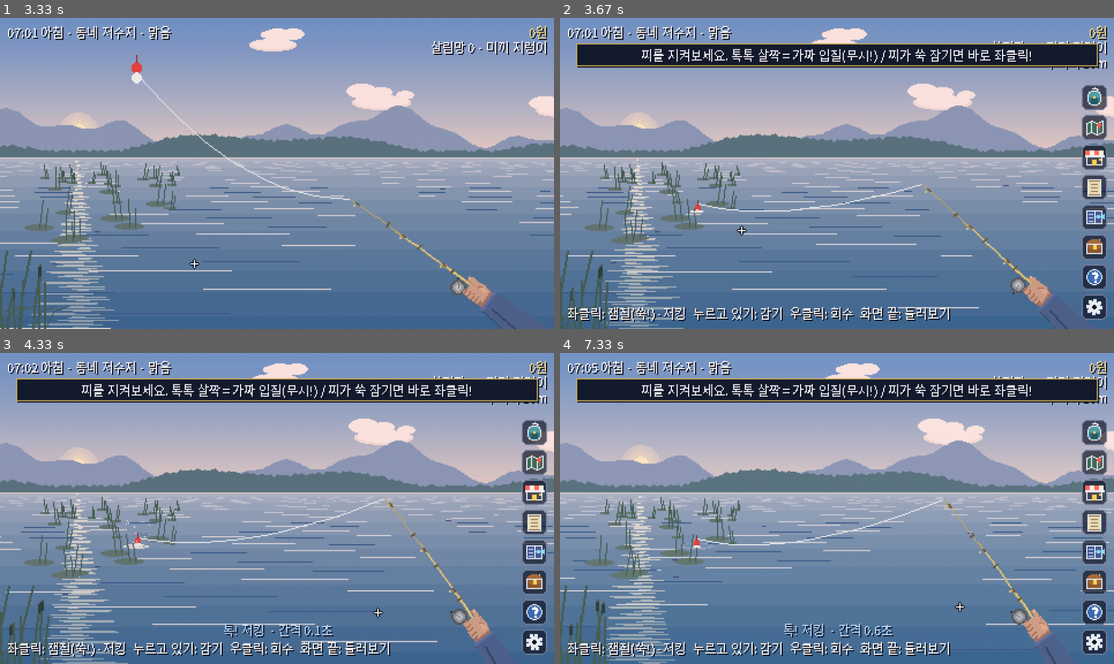
Above: before the commit, frames 1-4 (two rows, left to right).
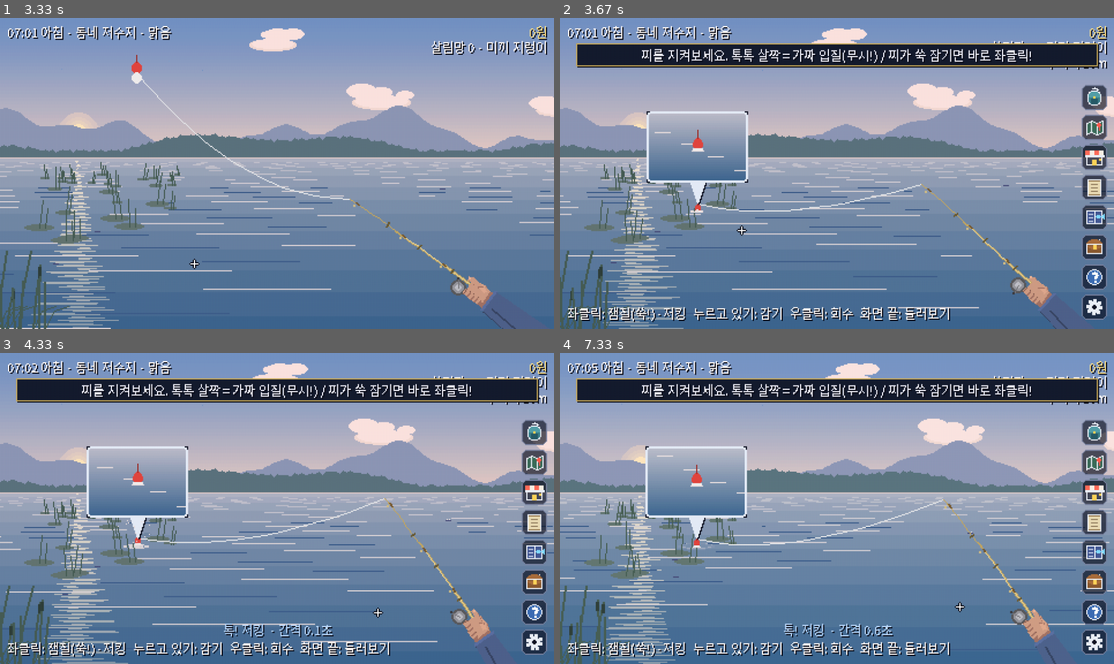
Above: after the commit, the same moments.

Repository: sinsiu60/fishingplanet
Game: pygame game, started from main.py
Same seed, same stepped clock (60 frames per second), same inputs: the game is played once before the commit and once after it.
Inputs (mouse positions are in pixels of both pictures, inside the frame that each line leads up to):
- Up to frame 1 (3.33 s): click (277, 173) at 0.38 s; click (481, 282) at 0.72 s; click (77, 164) at 1.05 s; click (277, 210) at 1.38 s; click (387, 148) at 1.72 s; click (66, 105) at 2.08 s; click (116, 111) at 2.55 s; click (144, 229) at 2.88 s; click (193, 263) at 3.22 s
- Up to frame 2 (3.67 s): press the mouse at (753, 263) at 3.53 s; move the mouse to (742, 229) at 3.63 s
- Up to frame 3 (4.33 s): release the mouse at (166, 533) at 3.77 s; click (376, 611) at 4.22 s
- Up to frame 4 (7.33 s): click (731, 583) at 4.55 s; click (886, 455) at 4.88 s; click (698, 477) at 5.22 s; click (831, 561) at 6.08 s; click (958, 604) at 6.65 s

Frame 1 is identical in both runs. In frame 2, 3.2% of the frame differs, in the area x 15-34%, y 29-61%; in frame 3, 3.2%; in frame 4, 3.2%.

Commit message:
Bobber zoom callout bubble: magnified bobber + fish shadow while waiting, flashes on bite (toggle in settings)
Co-Authored-By: Claude Opus 5.5 <noreply@anthropic.com>
Claude-Session: https://claude.ai/code/session_01XkZZxEWm7K26sk4a4EAFMF

Diff:
--- a/src/save/settings.py
+++ b/src/save/settings.py
@@ -14,7 +14,8 @@
             "vol_music": 0.8, "vol_sfx": 1.0, "vol_amb": 0.8, "signal_boost": False, "audio_offset_ms": 0,
             "signal_mode": 0,
             "success_sfx": True,  # 패턴 성공 '지이이잉' (32-16 Z3)
-            "fight_music": True,  # 일반 파이팅 음악 (32-16 Z4) — 끄면 대기 층 낮추기만  # 신호음: 0 자연음 / 1 보조음 / 2 강조 (SOUND_CLEANUP N2)
+            "fight_music": True,
+            "bobber_zoom": True,  # 찌 확대 말풍선 (찌·다가오는 그림자를 크게)  # 일반 파이팅 음악 (32-16 Z4) — 끄면 대기 층 낮추기만  # 신호음: 0 자연음 / 1 보조음 / 2 강조 (SOUND_CLEANUP N2)
             # 성능 표시 (FPS·단계별 처리 시간, v0.8.8)
             "perf_overlay": False}
 
--- a/src/scene/fishing_scene.py
+++ b/src/scene/fishing_scene.py
@@ -2754,3 +2754,70 @@
         draw_line(canvas, pal, tip, (sx, sy + bob - size * 0.5 * (1 - dip)), sag, bias=0.6)
         draw_bobber(canvas, self._bobber_pal(pal), sx, sy + bob, size, floating=True, dip=dip)
         self._draw_float_mark(canvas, sx, sy + bob, size, dip)
+        if c.state == CastState.LANDED and self.fight is None and self.settings.get("bobber_zoom"):
+            self._draw_bobber_zoom(canvas, pal, sx, sy, size, dip)
+
+    ZOOM_W, ZOOM_H = 84, 58
+
+    def _draw_bobber_zoom(self, canvas, pal, sx: float, sy: float, size: float, dip: float) -> None:
+        """찌 확대 말풍선: 화면이 작거나 어두워 찌가 잘 안 보일 때 — 찌에서 나온 말풍선 안에 확대한 찌 + 물고기 그림자.
+        그림자는 진짜 그림자와 같은 그리기(draw_fish_shadow)를 '확대 카메라'로: 찌 둘레의 실제 위치·방향 그대로 배율만 크게."""
+        W, H = self.ZOOM_W, self.ZOOM_H
+        cam = self.cam
+        bp = cam.project(self.cast.bx, self.cast.bz, 0.0)
+        if bp is None:
+            return
+        m = clamp(20.0 / max(1.0, size), 2.0, 7.0)          # 확대 배율 (찌가 약 20px 이 되게)
+        bcx, bcy = W / 2, H * 0.56                          # 말풍선 안 찌 위치 (수면)
+
+        class ZoomCam:
+            yaw, horizon, height = cam.yaw, -9999, H
+
+            def project(self, x, z, h=0.0):
+                p = cam.project(x, z, h)
+                if p is None:
+                    return None
+                return bcx + (p[0] - bp[0]) * m, bcy + (p[1] - bp[1]) * m, p[2] * m
+        surf = getattr(self, "_zoom_surf", None)
+        if surf is None:
+            surf = self._zoom_surf = pygame.Surface((W, H)).convert()
+        top, bot = pal["water_top"], pal["water_bottom"]
+        for y in range(0, H, 2):
+            surf.fill(lerp_color(top, bot, y / H), (0, y, W, 2))
+        t = self.t
+        for i in range(5):                                  # 잔물결
+            yy = int(6 + i * 11 + math.sin(t * 1.4 + i) * 2)
+            xx = int((t * 8 + i * 23) % (W + 30)) - 30
+            surf.fill(pal["wave_light"], (xx, yy, 14, 1))
+        sh = self.bite.shadow if self.weather != "fog" else None
+        if sh is not None and self.bite.fish is not None:
+            draw_fish_shadow(surf, pal, ZoomCam(), dict(sh, glow=GLOW.get(self.bite.fish["rarity"])), t)
+        if dip > 0.08:                                      # 입질 물결 (찌 둘레로 퍼짐)
+            for k in range(2):
+                ph = (t * 1.8 + k * 0.5) % 1.0
+                rw = 8 + ph * 26
+                col = lerp_color(pal["wave_light"], top, ph)
+                pygame.draw.ellipse(surf, col, (bcx - rw, bcy - rw * 0.28, rw * 2, rw * 0.56), 1)
+        bob = math.sin(t * 2.0) * 1.2
+        draw_bobber(surf, self._bobber_pal(pal), bcx, bcy + bob, 22, floating=True, dip=dip)
+        # 말풍선 자리: 찌 위 (위 HUD·오른쪽 메뉴를 피해), 자리가 없으면 아래
+        cw, ch = canvas.get_size()
+        x = clamp(sx - W / 2, 6, cw - W - 34)
+        y = sy - size - 14 - H
+        below = y < 26
+        if below:
+            y = sy + size + 14
+        x, y = int(x), int(y)
+        biting = self.bite.state == BiteState.BITE
+        edge = (255, 214, 90) if biting and int(t * 8) % 2 == 0 else (230, 236, 248)
+        tip_y = int(sy - size * 0.6) if not below else int(sy + size * 0.6)
+        base_y = y + H if not below else y
+        bx0 = int(clamp(sx, x + 10, x + W - 10))
+        tail = [(bx0 - 6, base_y), (bx0 + 6, base_y), (int(sx), tip_y)]
+        pygame.draw.polygon(canvas, (14, 18, 34), [(p[0] + 1, p[1] + 1) for p in tail])
+        pygame.draw.polygon(canvas, edge, tail)
+        canvas.fill((14, 18, 34), (x - 2, y - 2, W + 4, H + 4))
+        canvas.blit(surf, (x, y))
+        pygame.draw.rect(canvas, edge, (x - 2, y - 2, W + 4, H + 4), 2, border_radius=4)
+        if biting:
+            hud.text(canvas, "!", (x + W - 8, y + 8), (255, 214, 90), 16, "center")
--- a/src/scene/settings_scene.py
+++ b/src/scene/settings_scene.py
@@ -38,6 +38,7 @@
         s = self.s
         sound = [
             ("화면 연출 (흔들림·줌)", "toggle", lambda: s.get("screen_shake"), self._toggle_fx),
+            ("찌 확대 창 (말풍선)", "toggle", lambda: s.get("bobber_zoom"), lambda: s.set("bobber_zoom", not s.get("bobber_zoom"))),
         ]
         tutorial = ("튜토리얼", "button", lambda: "처음부터 다시 보기", self._reset_tutorial)
         captions = ("소리 자막 (예고음 글자로)", "toggle", lambda: s.get("sound_captions"), self._toggle_captions)
